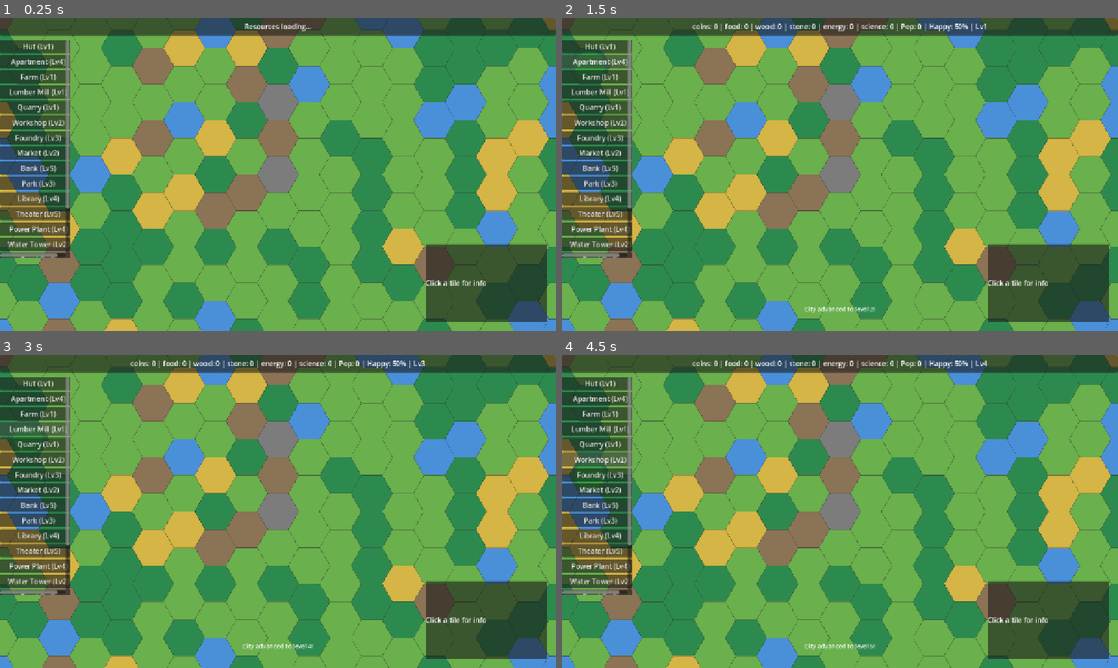
Above: before the commit, frames 1-4 (two rows, left to right).
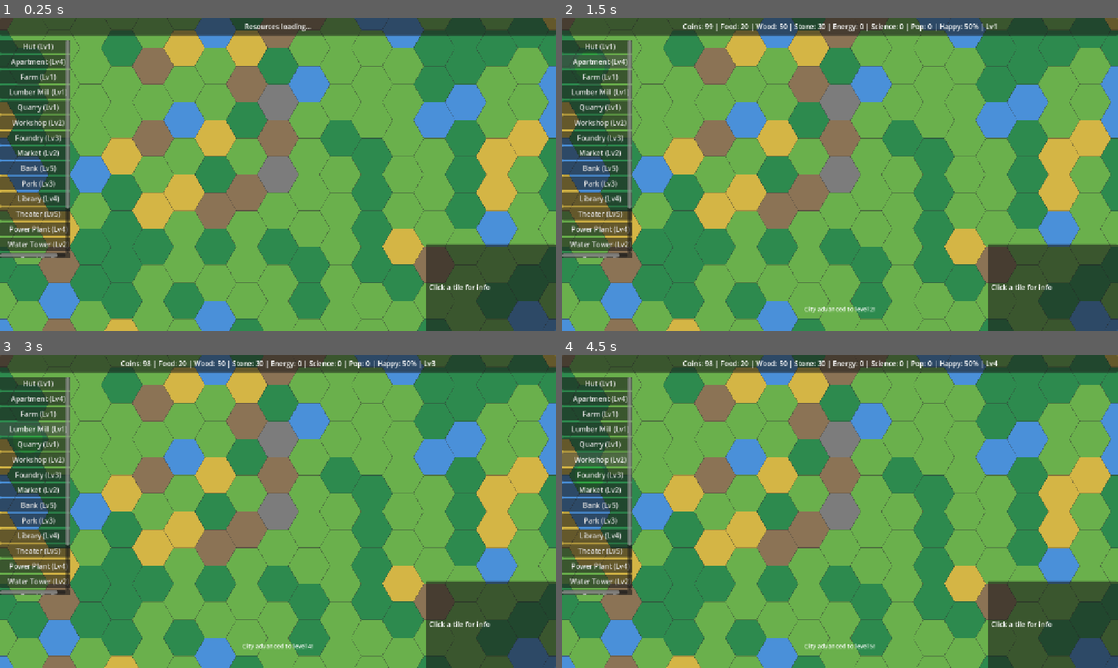
Above: after the commit, the same moments.

Repository: Gaefa/Gamefication
Game: Godot game, scene res://scenes/main.tscn
Two runs of this game, one before a commit and one after it. Both use one fixed random seed, a clock stepped at 60 frames per second and the inputs below.
Inputs:
- Up to frame 1 (0.25 s): no input
- Up to frame 2 (1.5 s): click "Hut (Lv1)" at 0.5 s; click "Apartment (Lv4)" at 1.25 s
- Up to frame 3 (3 s): click "Farm (Lv1)" at 2 s; click "Lumber Mill (Lv1)" at 2.75 s
- Up to frame 4 (4.5 s): click "Quarry (Lv1)" at 3.5 s; click "Workshop (Lv2)" at 4.25 s

The runs differ from the first frame. In frame 1, 1.3% of the frame differs, in the area x 76-100%, y 72-100%; in frame 2, 2.0%; in frame 3, 2.0%, in the area x 21-100%, y 1-100%; in frame 4, 2.0%.

Commit message:
fix: critical interaction bugs preventing gameplay
1. HUD blocking all mouse clicks:
   - Root Control had MOUSE_FILTER_STOP (default), eating all clicks
   - Set root to MOUSE_FILTER_IGNORE, panels to MOUSE_FILTER_STOP
   - Buttons inside palette still receive clicks normally

2. Mouse coordinate conversion:
   - Changed from manual screen→world math to get_global_mouse_position()
   - Camera2D transform now properly accounted for

3. Input routing:
   - Moved click handling from _unhandled_input to _input
   - Added UI zone detection to skip clicks on palette/resource bar/info panel
   - Keys still handled via _unhandled_input

4. ContentDB Array→Dictionary conversion:
   - resources.json is Array of {id, ...} — now converted to Dict keyed by id
   - events.json is Array of {id, ...} — same treatment

5. Event system null safety:
   - accept_cost can be null in JSON — now handled gracefully
   - Added add_resources/remove_resources effect handlers
   - Fixed decline_effects Dictionary handling

6. Wired keyboard shortcuts:
   - U = upgrade selected building
   - R = repair selected building
   - B = bulldoze selected building
   - Space = pause/unpause
   - 1/2/3 = speed

Co-Authored-By: Claude Opus 4.6 <noreply@anthropic.com>

Diff:
--- a/godot/scripts/autoload/content_db.gd
+++ b/godot/scripts/autoload/content_db.gd
@@ -16,10 +16,30 @@
 
 func _ready() -> void:
 	buildings = _load_json(CONTENT_ROOT + "buildings.json")
-	resources = _load_json(CONTENT_ROOT + "resources.json")
+	# resources.json is an Array — convert to Dictionary keyed by "id"
+	var res_raw: Variant = _load_json_raw(CONTENT_ROOT + "resources.json")
+	if res_raw is Array:
+		for entry: Variant in res_raw:
+			if entry is Dictionary:
+				var d: Dictionary = entry as Dictionary
+				var res_id: String = d.get("id", "") as String
+				if res_id != "":
+					resources[res_id] = d
+	elif res_raw is Dictionary:
+		resources = res_raw as Dictionary
 	var terrain_raw: Dictionary = _load_json(CONTENT_ROOT + "terrain.json")
 	terrain_types = terrain_raw.get("types", terrain_raw)
-	events = _load_json(CONTENT_ROOT + "events.json")
+	# events.json is an Array — convert to Dictionary keyed by "id"
+	var ev_raw: Variant = _load_json_raw(CONTENT_ROOT + "events.json")
+	if ev_raw is Array:
+		for entry: Variant in ev_raw:
+			if entry is Dictionary:
+				var d: Dictionary = entry as Dictionary
+				var ev_id: String = d.get("id", "") as String
+				if ev_id != "":
+					events[ev_id] = d
+	elif ev_raw is Dictionary:
+		events = ev_raw as Dictionary
 	synergies = _load_json_array(CONTENT_ROOT + "synergies.json")
 	categories = _load_json(CONTENT_ROOT + "categories.json")
 
--- a/godot/scripts/core/systems/event_system.gd
+++ b/godot/scripts/core/systems/event_system.gd
@@ -96,11 +96,15 @@
 	var def: Dictionary = ContentDB.get_event_def(ev_id)
 
 	if accept:
-		var cost: Dictionary = def.get("accept_cost", {})
-		if not GameStateStore.can_afford(cost):
-			return
-		GameStateStore.spend(cost)
-		_apply_effects(def.get("accept_effects", {}))
+		var cost_raw: Variant = def.get("accept_cost", null)
+		var cost: Dictionary = cost_raw as Dictionary if cost_raw is Dictionary else {}
+		if not cost.is_empty():
+			if not GameStateStore.can_afford(cost):
+				return
+			GameStateStore.spend(cost)
+		var eff_raw: Variant = def.get("accept_effects", null)
+		var accept_effects: Dictionary = eff_raw as Dictionary if eff_raw is Dictionary else {}
+		_apply_effects(accept_effects)
 	else:
 		_apply_effects(def.get("decline_effects", {}))
 
@@ -118,11 +122,21 @@
 	if effects.is_empty():
 		return
 
-	# Resource changes
 	for key: String in effects:
 		if key == "add_buff":
-			var buff: Dictionary = (effects[key] as Dictionary).duplicate()
-			GameStateStore.add_buff(buff)
+			var buff_raw: Variant = effects[key]
+			if buff_raw is Dictionary:
+				GameStateStore.add_buff((buff_raw as Dictionary).duplicate())
+		elif key == "add_resources":
+			var res_dict: Variant = effects[key]
+			if res_dict is Dictionary:
+				for res_id: String in (res_dict as Dictionary):
+					GameStateStore.add_resource(res_id, (res_dict as Dictionary)[res_id] as float)
+		elif key == "remove_resources":
+			var res_dict: Variant = effects[key]
+			if res_dict is Dictionary:
+				for res_id: String in (res_dict as Dictionary):
+					GameStateStore.add_resource(res_id, -((res_dict as Dictionary)[res_id] as float))
 		elif key == "force_issues":
 			_force_issues(effects[key] as int)
 		elif key == "damage_buildings":
--- a/godot/scripts/scenes/hud_root.gd
+++ b/godot/scripts/scenes/hud_root.gd
@@ -11,6 +11,9 @@
 
 
 func _ready() -> void:
+	# Root Control ignores mouse — children handle their own
+	mouse_filter = Control.MOUSE_FILTER_IGNORE
+
 	_build_resource_bar()
 	_build_building_palette()
 	_build_info_panel()
@@ -33,11 +36,13 @@
 	var panel := PanelContainer.new()
 	panel.set_anchors_preset(PRESET_TOP_WIDE)
 	panel.custom_minimum_size.y = 40
+	panel.mouse_filter = Control.MOUSE_FILTER_STOP  # block clicks on the bar itself
 	add_child(panel)
 
 	_resource_label = Label.new()
 	_resource_label.text = "Resources loading..."
 	_resource_label.horizontal_alignment = HORIZONTAL_ALIGNMENT_CENTER
+	_resource_label.mouse_filter = Control.MOUSE_FILTER_IGNORE
 	panel.add_child(_resource_label)
 
 
@@ -47,8 +52,8 @@
 	for res_id: String in show_res:
 		var val: float = resources.get(res_id, 0.0) as float
 		var def: Dictionary = ContentDB.get_resource_def(res_id)
-		var label: String = def.get("label", res_id) as String
-		parts.append("%s: %d" % [label, int(val)])
+		var label_text: String = def.get("label", res_id) as String
+		parts.append("%s: %d" % [label_text, int(val)])
 	var pop: int = GameStateStore.population().total as int
 	var happiness: float = GameStateStore.population().happiness as float
 	parts.append("Pop: %d" % pop)
@@ -63,9 +68,11 @@
 	var scroll := ScrollContainer.new()
 	scroll.position = Vector2(0, 50)
 	scroll.size = Vector2(160, 500)
+	scroll.mouse_filter = Control.MOUSE_FILTER_STOP  # block clicks behind palette
 	add_child(scroll)
 
 	_build_panel = VBoxContainer.new()
+	_build_panel.mouse_filter = Control.MOUSE_FILTER_PASS
 	scroll.add_child(_build_panel)
 
 	for type_id: String in ContentDB.get_building_ids():
@@ -85,15 +92,26 @@
 
 func _build_info_panel() -> void:
 	var panel := PanelContainer.new()
-	panel.set_anchors_preset(PRESET_BOTTOM_RIGHT)
-	panel.position = Vector2(-300, -200)
-	panel.size = Vector2(280, 180)
+	panel.mouse_filter = Control.MOUSE_FILTER_STOP
+	# Position manually at bottom-right
+	panel.set_anchors_and_offsets_preset(PRESET_BOTTOM_RIGHT)
+	panel.offset_left = -300
+	panel.offset_top = -200
 	add_child(panel)
+
+	var margin := MarginContainer.new()
+	margin.mouse_filter = Control.MOUSE_FILTER_IGNORE
+	margin.add_theme_constant_override("margin_left", 8)
+	margin.add_theme_constant_override("margin_top", 8)
+	margin.add_theme_constant_override("margin_right", 8)
+	margin.add_theme_constant_override("margin_bottom", 8)
+	panel.add_child(margin)
 
 	_info_label = Label.new()
 	_info_label.text = "Click a tile for info"
 	_info_label.autowrap_mode = TextServer.AUTOWRAP_WORD_SMART
-	panel.add_child(_info_label)
+	_info_label.mouse_filter = Control.MOUSE_FILTER_IGNORE
+	margin.add_child(_info_label)
 
 
 func _on_selection_changed(coord: Vector2i) -> void:
@@ -140,6 +158,8 @@
 	if bld.get("has_issue", false) as bool:
 		text += "[ISSUE]\n"
 
+	# Keyboard shortcuts hint
+	text += "\n[U] Upgrade  [R] Repair  [B] Bulldoze"
 	_info_label.text = text
 
 
@@ -151,6 +171,7 @@
 	_event_panel.size = Vector2(400, 250)
 	_event_panel.position = Vector2(-200, -125)
 	_event_panel.visible = false
+	_event_panel.mouse_filter = Control.MOUSE_FILTER_STOP
 	add_child(_event_panel)
 
 
@@ -166,11 +187,13 @@
 	var title := Label.new()
 	title.text = event_data.get("title", "Event") as String
 	title.add_theme_font_size_override("font_size", 18)
+	title.mouse_filter = Control.MOUSE_FILTER_IGNORE
 	vbox.add_child(title)
 
 	var body := Label.new()
 	body.text = event_data.get("body", "") as String
 	body.autowrap_mode = TextServer.AUTOWRAP_WORD_SMART
+	body.mouse_filter = Control.MOUSE_FILTER_IGNORE
 	vbox.add_child(body)
 
 	var btn_row := HBoxContainer.new()
@@ -203,10 +226,12 @@
 func _build_toast() -> void:
 	_toast_label = Label.new()
 	_toast_label.set_anchors_preset(PRESET_BOTTOM_WIDE)
-	_toast_label.position.y = -60
+	_toast_label.offset_top = -60
+	_toast_label.offset_bottom = -30
 	_toast_label.horizontal_alignment = HORIZONTAL_ALIGNMENT_CENTER
 	_toast_label.add_theme_font_size_override("font_size", 14)
 	_toast_label.modulate.a = 0.0
+	_toast_label.mouse_filter = Control.MOUSE_FILTER_IGNORE
 	add_child(_toast_label)
 
 
--- a/godot/scripts/scenes/main.gd
+++ b/godot/scripts/scenes/main.gd
@@ -4,6 +4,7 @@
 var _orchestrator: GameOrchestrator
 var _build_mode: String = ""  # "" = none, otherwise building type_id
 var _hud: Control
+var _selected_coord: Vector2i = Vector2i(-9999, -9999)
 
 
 func _ready() -> void:
@@ -55,6 +56,8 @@
 	_hud.name = "HUD"
 	_hud.set_script(load("res://scripts/scenes/hud_root.gd"))
 	_hud.set_anchors_preset(Control.PRESET_FULL_RECT)
+	# CRITICAL: Let mouse events pass through to the world
+	_hud.mouse_filter = Control.MOUSE_FILTER_IGNORE
 	canvas.add_child(_hud)
 
 	# Initialize rendering
@@ -70,29 +73,51 @@
 	EventBus.building_repaired.connect(func(_c: Vector2i) -> void: _refresh_buildings())
 
 
-func _unhandled_input(event: InputEvent) -> void:
+func _input(event: InputEvent) -> void:
 	if event is InputEventMouseButton:
 		var mb := event as InputEventMouseButton
 		if mb.pressed and mb.button_index == MOUSE_BUTTON_LEFT:
-			_handle_click(mb.global_position)
+			# Check if the click is over a UI element — if so, skip
+			if _is_click_on_ui(mb.position):
+				return
+			_handle_click()
+			get_viewport().set_input_as_handled()
 		elif mb.pressed and mb.button_index == MOUSE_BUTTON_RIGHT:
 			_build_mode = ""
 			EventBus.build_mode_changed.emit("")
-	elif event is InputEventKey:
+			get_viewport().set_input_as_handled()
+
+
+func _unhandled_input(event: InputEvent) -> void:
+	if event is InputEventKey:
 		var ke := event as InputEventKey
 		if ke.pressed:
 			_handle_key(ke)
 
 
-func _handle_click(screen_pos: Vector2) -> void:
-	var cam: Camera2D = get_node("Camera") as Camera2D
-	var world_pos: Vector2 = (screen_pos - get_viewport_rect().size * 0.5) / cam.zoom + cam.global_position
+func _is_click_on_ui(screen_pos: Vector2) -> bool:
+	## Check if the click position overlaps with any interactive UI area.
+	## Left palette: x < 170, top bar: y < 45, bottom-right panel
+	if screen_pos.x < 170 and screen_pos.y > 45:
+		return true  # Building palette
+	if screen_pos.y < 45:
+		return true  # Resource bar
+	var vp_size: Vector2 = get_viewport_rect().size
+	if screen_pos.x > vp_size.x - 300 and screen_pos.y > vp_size.y - 200:
+		return true  # Info panel
+	return false
+
+
+func _handle_click() -> void:
+	# Use get_global_mouse_position() which properly accounts for Camera2D transform
+	var world_pos: Vector2 = get_global_mouse_position()
 	var coord: Vector2i = HexCoords.pixel_to_axial(world_pos)
 
 	if _build_mode != "":
 		var cmd := PlaceBuildingCommand.new(coord, _build_mode)
 		_orchestrator.command_bus.execute(cmd)
 	else:
+		_selected_coord = coord
 		EventBus.selection_changed.emit(coord)
 
 
@@ -101,12 +126,17 @@
 		_build_mode = ""
 		EventBus.build_mode_changed.emit("")
 	elif Input.is_action_just_pressed("upgrade_building"):
-		# Upgrade building at current selection
-		pass  # Handled by HUD
+		if _selected_coord != Vector2i(-9999, -9999):
+			var cmd := UpgradeBuildingCommand.new(_selected_coord)
+			_orchestrator.command_bus.execute(cmd)
 	elif Input.is_action_just_pressed("repair_building"):
-		pass
+		if _selected_coord != Vector2i(-9999, -9999):
+			var cmd := RepairBuildingCommand.new(_selected_coord)
+			_orchestrator.command_bus.execute(cmd)
 	elif Input.is_action_just_pressed("bulldoze"):
-		pass
+		if _selected_coord != Vector2i(-9999, -9999):
+			var cmd := BulldozeCommand.new(_selected_coord)
+			_orchestrator.command_bus.execute(cmd)
 	elif ke.keycode == KEY_SPACE:
 		SimulationRunner.toggle_pause()
 	elif ke.keycode == KEY_1:
